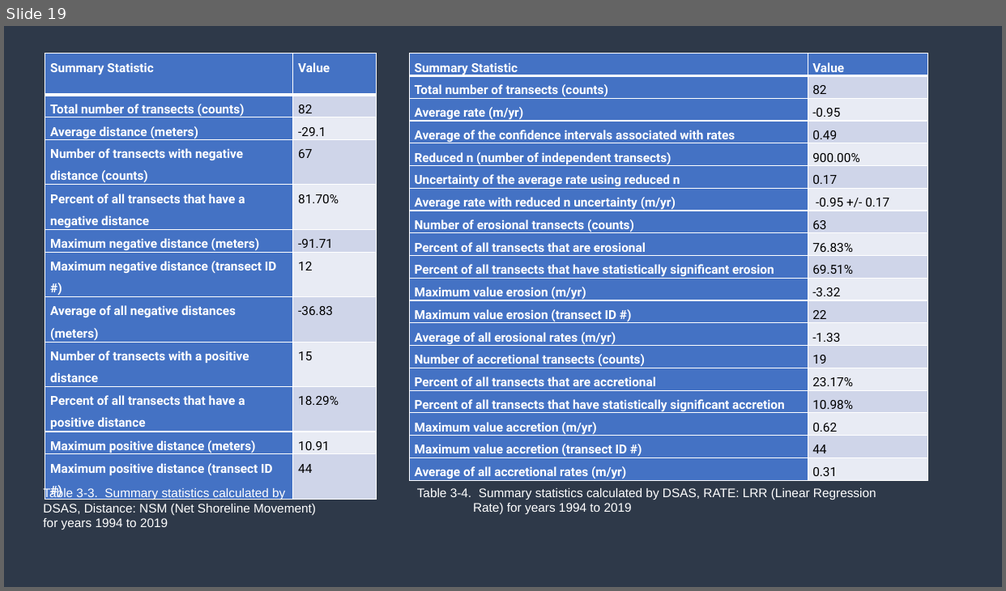
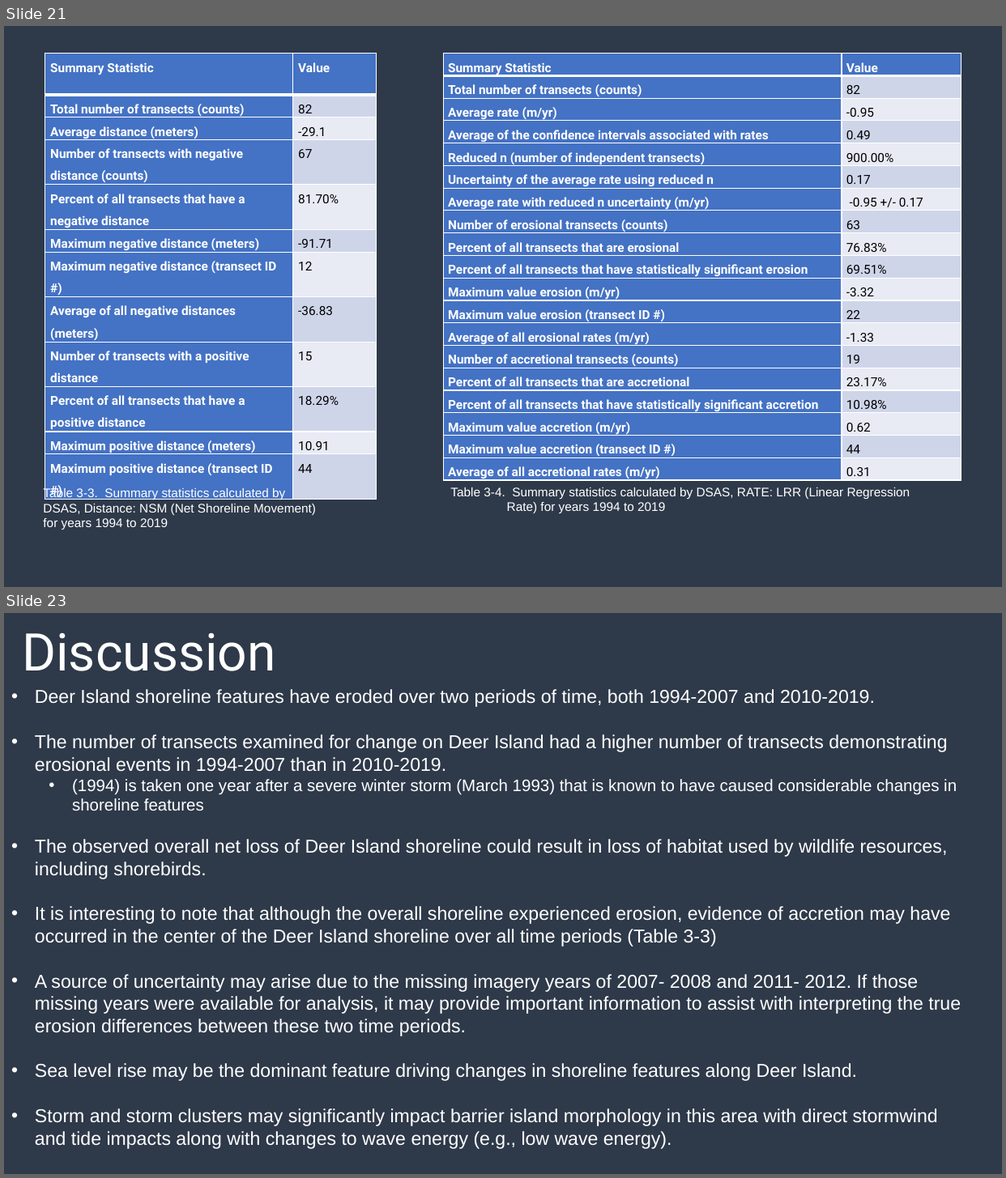
Before and after one commit to melimore86/graduate_courses, a slide deck: graduate_research/defense_moreno.pptx. Shown one above the other, each under a label of ours: slide 19 before the commit, slides 21 and 23 after it; the slides between them are not shown. The pictures are 1006x591 and 1006x1178 pixels, drawn with LibreOffice and Linux fonts; fonts in the diff are those of the drawing. Boxes give left, top, right and bottom in pixels: in the first picture for what was removed or moved away, otherwise in the second. Text is boxed around its words. In the diff, an @@ line names an element or a change of style, - is before the commit and + after.

```diff
--- a/graduate_research/defense_moreno.pptx
+++ b/graduate_research/defense_moreno.pptx
@@ slide 23 added at [4,613,1002,1174], background #1D242E; not listed: 1 template element that a slide beside it also shows @@
@@ text added at [22,633,276,671], 50 pt, text #FFFFFF @@
+Discussion
@@ text added at [35,689,961,1149], 18 pt, text #FFFFFF @@
+• Deer Island shoreline features have eroded over two periods of time, both 1994-2007 and 2010-2019.
+• The number of transects examined for change on Deer Island had a higher number of transects demonstrating erosional events in 1994-2007 than in 2010-2019.
+  • (1994) is taken one year after a severe winter storm (March 1993) that is known to have caused considerable changes in shoreline features
+• The observed overall net loss of Deer Island shoreline could result in loss of habitat used by wildlife resources, including shorebirds.
+• It is interesting to note that although the overall shoreline experienced erosion, evidence of accretion may have occurred in the center of the Deer Island shoreline over all time periods (Table 3-3)
+• A source of uncertainty may arise due to the missing imagery years of 2007- 2008 and 2011- 2012. If those missing years were available for analysis, it may provide important information to assist with interpreting the true erosion differences between these two time periods.
+• Sea level rise may be the dominant feature driving changes in shoreline features along Deer Island.
+• Storm and storm clusters may significantly impact barrier island morphology in this area with direct stormwind and tide impacts along with changes to wave energy (e.g., low wave energy).
@@ what was slide 19 is now slide 21 @@
@@ slide 21 changed as well @@
@@ table: place and size @@
-table at [410,53,928,483]
+table at [444,53,961,484]
@@ text "Table 3-4. Summary statistics calculated ...": place and size @@
-text "Table 3-4. Summary statistics calculated ..." at [417,489,876,514]
+text "Table 3-4. Summary statistics calculated ..." at [450,488,910,514]
```
Also in this commit, not shown: 5 other slides changed, 16 other slides added, 14 slides removed, 2 other files.
